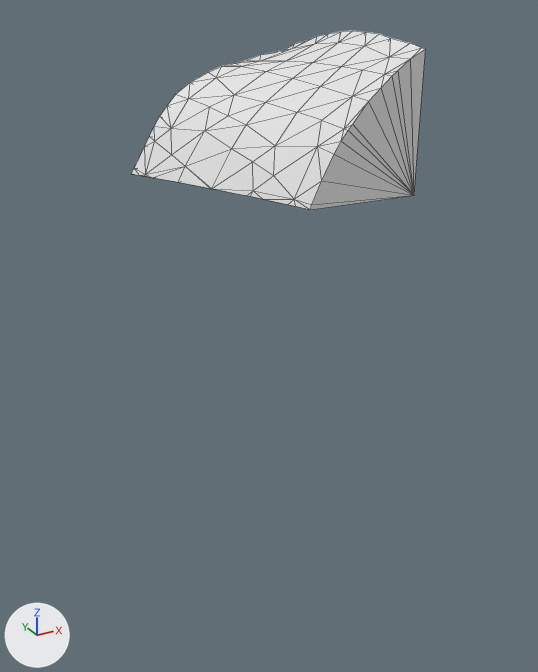
The glTF model assets/terrain/surface_pieces/surf_18_5.glb, before and after one commit.
Rendered twice from a 50 mm lens placed at (-25.18, 67.82, -16.4), pointed at (-17.24, 82.26, -23.62). Arrows for +X, +Y and +Z are at lower left; the lights stay in place. The older version comes first. Mesh edges are drawn as thin lines. Where no turn or scale is listed for an object, it has been applied to the vertices.

Names of what the first picture shows: 'geometry_0'.
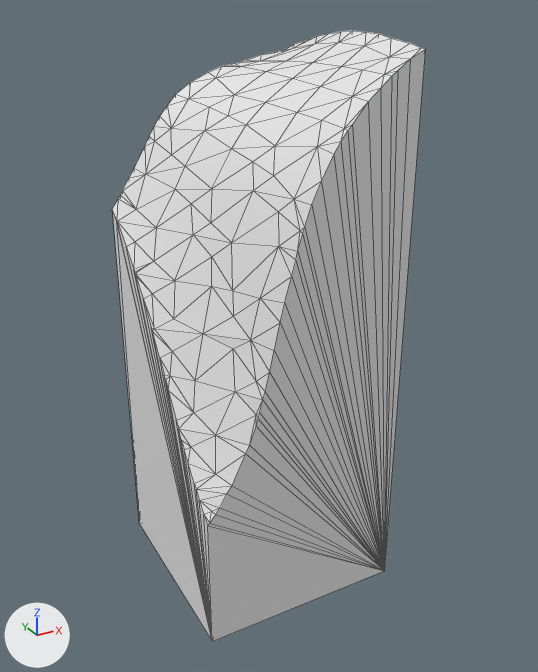
What the commit changed:
me_geometry_0 is used by ob_geometry_0; location (0.0, 0.0, 0.0).
me_geometry_0 had 95 vertices, 186 faces and spanned x -19.47..-15.0, y 80.0..85.0, z -20.0..-16.84.
me_geometry_0 now has 170 vertices, 336 faces and spans x -20.0..-15.0, y 80.0..85.0, z -30.0..-16.84.
Part 1, on me_geometry_0:
15 vertices are removed from x -19.47..-15.0, y 80.0..85.0, z -20.0.
76 faces are deleted.
2 vertices move from x -17.95..-17.56, y 80.0..81.24, z -20.0 to x -17.86..-17.68, y 80.0..80.75, z -20.33..-20.17.
90 vertices are added at x -20.0..-15.0, y 80.0..85.0, z -30.0..-20.08.
226 new faces join them.

Changed parts and their boxes (x1, y1, x2, y2) in the pictures (538 x 672 px):
'geometry_0', reshaped (6% wider, 239% taller): before (131, 30, 426, 210); after (112, 30, 426, 642)
part 1 of me_geometry_0, built on: before (131, 49, 426, 210); after (112, 49, 426, 642)
